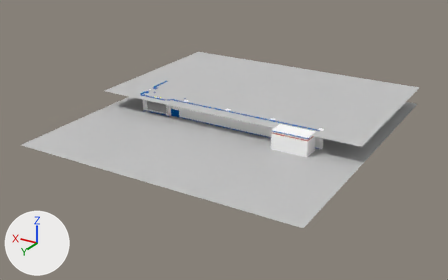
The Blender file res/mesh/env/lobby/desk.blend as it was, and as the next commit left it.
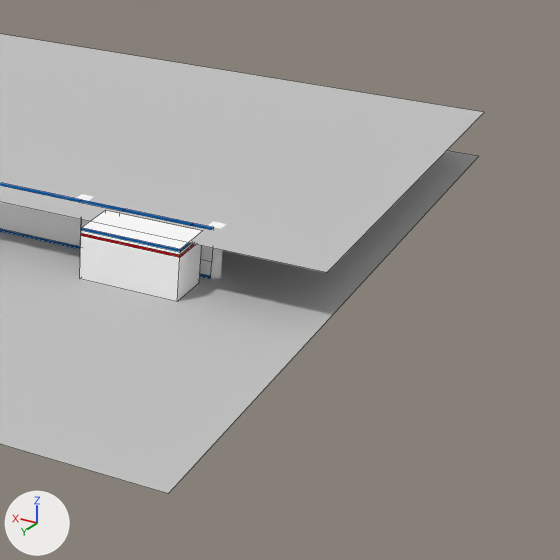
Old and new are each drawn whole from a 50 mm lens placed at (-29.6, 41.5, 18.8), pointed at (-5.7, 1.7, -1.1) and again close up on the part from 54% to 100% of the width and 17% to 90% of the height. The axes (+X, +Y, +Z) are drawn at lower left. The lights are the same throughout. The close-ups show mesh edges as thin lines.

In view in the first close-up: 'Plane.002', 'Plane.003', 'extend-wall1', 'extend-wall1.001'.
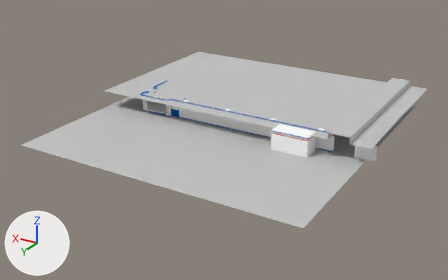
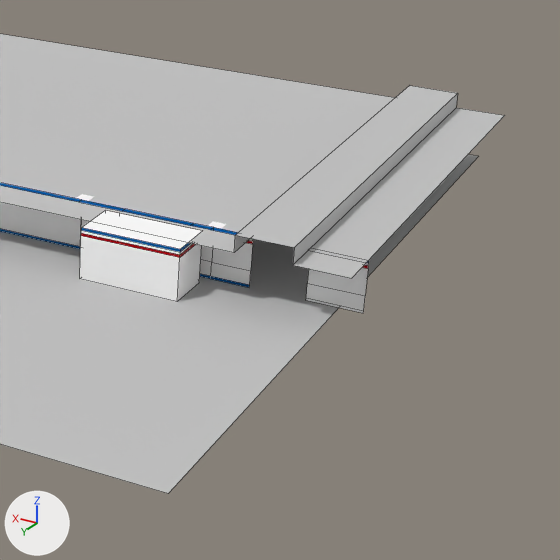
What the commit changed:
me_plane_006 is used by ob_extend_wall1_001; location (-10.17, 1.71, 0.2); rotation (1.571, 0.0, 0.0), in degrees (90, 0, 0); scale (0.2, 0.2, 0.2).
Verts and faces of me_plane_006; kept vertices keep their numbers, new ones are numbered from 62.
Before the commit, vertices of me_plane_006: 0 (-19.0, -1.0, 0.0) at pixel (210, 278), 2 (-19.0, -0.6, 0.0) at pixel (210, 276), 4 (-19.0, 5.4, 0.0), 6 (-19.0, 5.8, 0.0), 8 (-19.0, 6.2, 0.0).
Before the commit, vertices of me_plane_006: 10 (-19.0, 6.6, 0.0) at pixel (213, 227), 12 (-19.0, 6.6, -1.0) at pixel (210, 229), 28 (-19.0, 1.5, 0.0) at pixel (211, 262).
me_plane_006 had 62 vertices, 49 faces and spanned x -19.0..1.0, y -1.0..6.6, z -9.3..0.0.
me_plane_006 now has 86 vertices, 63 faces and spans x -40.5..1.0, y -1.0..6.6, z -9.3..0.0.
me_plane_006 part 1: a new loose piece of 16 vertices spanning x -40.5..-32.7, y -1.0..6.6, z -1.0..0.0.
Part 2, on me_plane_006:
New vertices 62 to 69 stand at vertices 0, 2, 4, 6, 8, 10, 12, 28, in that order, plus (-5.7, 0.0, 0.0).
New faces: (4, 64, 69, 28), (6, 8, 66, 65), (2, 28, 69, 63) (mat_white (white #ffffff)).
New faces: (10, 12, 68, 67), (8, 10, 67, 66), (0, 2, 63, 62) (mat_blue_stripe (blue #0057a6)).
New faces: (4, 6, 65, 64) (mat_red (red #b30006)).
me_plane_003 has 4 vertices, 1 face and spans x -1.0..1.0, y -1.0..0.22, z 0.0.
me_plane_003 is used by ob_plane_003; location (-6.0, 0.31, 1.52); scale (11.6, 12.3, 12.3).
Verts and faces of me_plane_003; kept vertices keep their numbers, new ones are numbered from 4.
Before the commit, vertices of me_plane_003: 0 (-1.0, -1.0, 0.0) at pixel (484, 112), 2 (-1.0, 0.22, 0.0) at pixel (326, 272).
Part 3, on me_plane_003:
Vertex 0 moves to (-0.78, -1.0, 0.0).
Vertex 2 moves to (-0.78, 0.22, 0.0), pixel (234, 252).
New vertex 4 is at (-0.92, -1.0, 0.04), pixel (457, 93).
New vertex 5 is at (-0.92, 0.22, 0.04), pixel (294, 247).
New vertex 6 is at (-1.06, -1.0, 0.0), pixel (504, 115).
New vertex 7 is at (-1.06, 0.22, 0.0), pixel (351, 278).
New vertices 8 to 11 stand at vertices 4 to 7, in that order, plus (0.14, 0.0, 0.0).
New faces: (0, 8, 9, 2), (4, 5, 9, 8), (4, 10, 11, 5), (6, 7, 11, 10).

Where the change shows, as pixel boxes [x1, y1, x2, y2] in the close-ups (560 x 560 px):
'Plane.003', reshaped
    before: [0, 34, 484, 273]
    after: [0, 34, 505, 278]
'extend-wall1.001', reshaped (114% wider, 11% taller)
    before: [79, 200, 214, 302]
    after: [79, 200, 369, 313]
part 1 of me_plane_006, added
    after: [306, 252, 369, 313]
part 2 of me_plane_006, added
    after: [210, 228, 253, 287]
